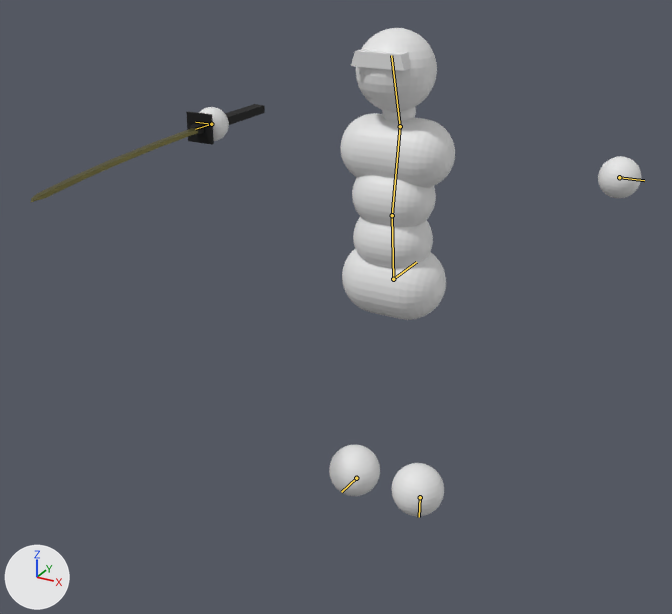
The Blender file asset_raws/simple_combat_char.blend, before and after one commit.
Before and after are seen from a camera (50 mm lens) standing at (1.27, -2.71, 2.13) and looking at (-0.03, -0.33, 0.94). Every picture has the same lights, and +X, +Y and +Z are marked at lower left. The bones that bend it are drawn over the model as lines.

Objects in the first picture: 'Body', 'Sword'.
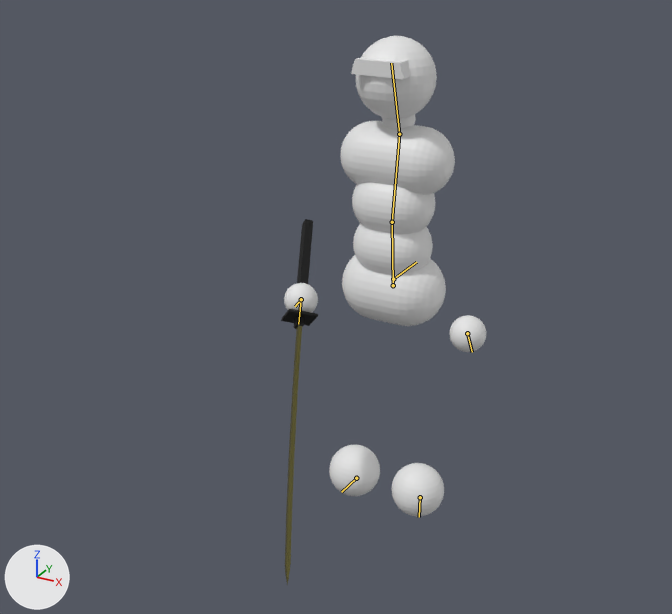
The newer file adds an action. The first version stands in its rest pose; the second is drawn at frame 0 of the action 'Idle'.

The edits, one by one:
Bone 'Lower back' (bone_lower_back) moves from (0.0, 0.0, 0.0) to (0.0, -0.024, -0.002).
Bone 'Hand.L' (bone_hand_l) moves from (0.0, 0.0, 0.0) to (-0.572, -0.412, -0.059).
Bone 'Hand.L' (bone_hand_l) turns from (0, 0, 0) to (-50, 28, 18) degrees about its own x, y and z.
Bone 'Hand.R' (bone_hand_r) moves from (0.0, 0.0, 0.0) to (-0.578, -0.402, 0.066).
Bone 'Hand.R' (bone_hand_r) turns from (0, 0, 0) to (-33, -38, 70) degrees about its own x, y and z.
Bone 'Sword attachment' (bone_sword_attachment) moves from (0.0, 0.0, 0.0) to (0.402, 0.066, 0.578).
Bone 'Sword attachment' (bone_sword_attachment) turns from (0, 0, 0) to (69, 42, 36) degrees about its own x, y and z.

Pixel boxes [x1, y1, x2, y2] of what changed, in the pictures (672 x 614 px):
'Body', posed (54% narrower): before [199, 28, 641, 516]; after [284, 36, 486, 516]
'Sword', posed (84% narrower, 267% taller): before [30, 104, 265, 203]; after [281, 219, 318, 585]
bone 'Lower back', root to tip: before (393, 279) to (392, 215); after (393, 285) to (392, 222)
bone 'Hand.L', root to tip: before (619, 177) to (644, 180); after (467, 333) to (472, 352)
bone 'Hand.R', root to tip: before (211, 124) to (195, 122); after (301, 299) to (295, 306)
bone 'Sword attachment', root to tip: before (211, 124) to (195, 129); after (301, 299) to (298, 324)
